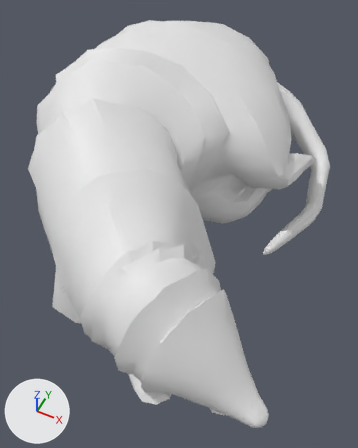
An edit to the FBX model Time_1/Assets/Models/Itens/Gamba.fbx, drawn before and after from the same camera.
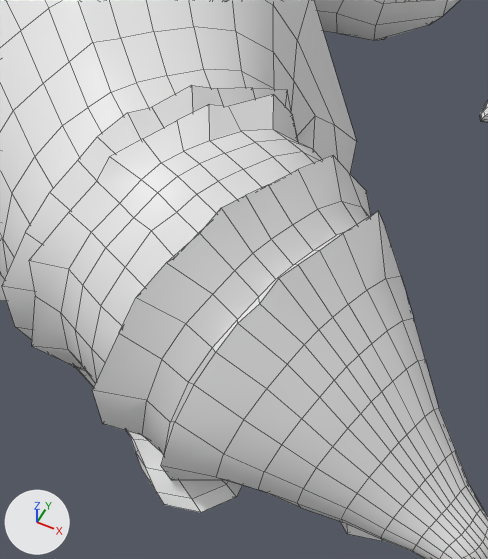
Old and new are each drawn whole from a camera (50 mm lens) standing at (1.57, -2.26, 2.38) and looking at (0.43, 0.01, -0.47) and again close up on the part from 22% to 74% of the width and 46% to 94% of the height. Arrows for +X, +Y and +Z are at lower left; the lights stay in place. The close-ups show mesh edges as thin lines. Materials are left out; every surface is plain grey. Where no turn or scale is listed for an object, it has been applied to the vertices.

In view in the first close-up: 'Corpo.PELO'.
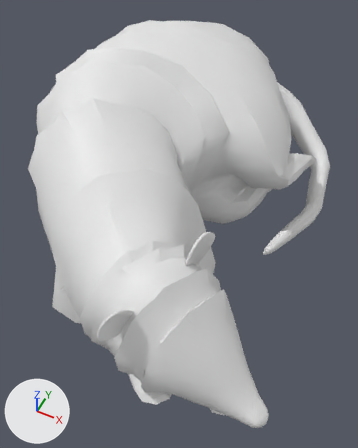
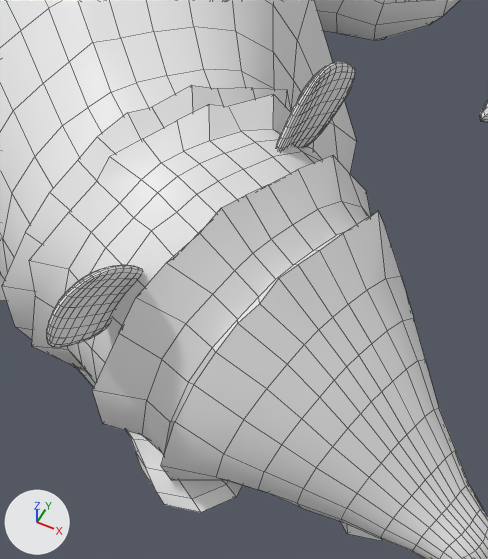
The newer file is also rescaled (x1.147), turned or shifted as a whole; pictures and numbers use the older file's frame.

The change, as JSON lines over the scene's bpy script:
```json
{"block": "me_cube_012", "where": "# used by ob_corpo_pelo; location = (0.0, 0.034, -0.169)"}
{"op": "remove", "block": "me_cube_012", "code": "me_cube_012.from_pydata(...)  # 2026 vertices, 2024 faces; spans x -0.9..1.55, y -1.31..1.89, z -0.75..0.71"}
{"op": "add", "block": "me_cube_012", "code": "me_cube_012.from_pydata(...)  # 2542 vertices, 2536 faces; spans x -0.9..1.55, y -1.35..1.89, z -0.75..0.71"}
{"block": "me_cube_012", "change": "me_cube_012 part 1: a new loose piece of 258 vertices spanning x 0.62..0.71, y -1.35..-1.1, z 0.09..0.34"}
{"block": "me_cube_012", "change": "me_cube_012 part 2: a new loose piece of 258 vertices spanning x 0.81..0.91, y -0.72..-0.49, z 0.14..0.4"}
```

Pixel boxes [x1, y1, x2, y2] of what changed, in the close-ups (488 x 559 px):
```json
{"part": 1, "of": "me_cube_012", "change": "added", "after": [47, 265, 143, 348]}
{"part": 2, "of": "me_cube_012", "change": "added", "after": [276, 62, 356, 151]}
```
